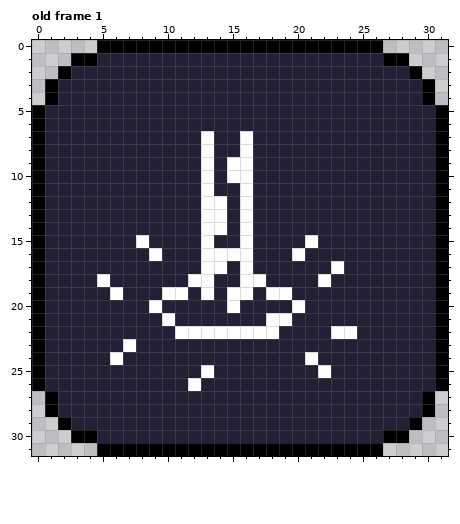
Edited in one commit: pixel-art file (Assets/Sprites/Skills.aseprite). That is the earlier state.
32x32 pixels, 1 frame. Shown: old frame 1. The commit also changed other frames, which this record leaves out.
After the commit:
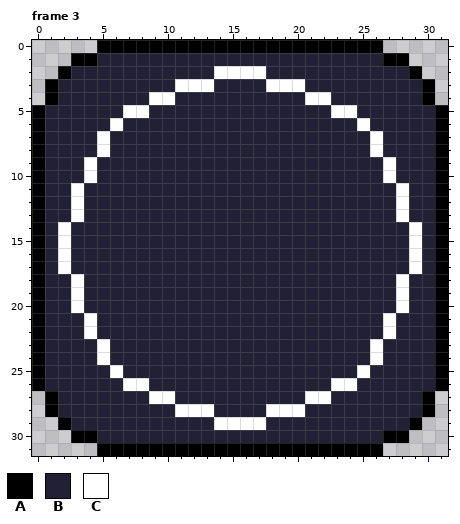
Palette (. is transparent): A #000000  B #222034  C #ffffff
A new or re-ordered frame is compared with the old frame closest to it.
The edit:
frames 1 -> 3
--- frame 3 is new; against old frame 1
@@ x 0..31 @@
  1 ...AABBBBBBBBBBBBBBBBBBBBBBAA...
- 2 ..ABBBBBBBBBBBBBBBBBBBBBBBBBBA..
- 3 .ABBBBBBBBBBBBBBBBBBBBBBBBBBBBA.
- 4 .ABBBBBBBBBBBBBBBBBBBBBBBBBBBBA.
- 5 ABBBBBBBBBBBBBBBBBBBBBBBBBBBBBBA
- 6 ABBBBBBBBBBBBBBBBBBBBBBBBBBBBBBA
- 7 ABBBBBBBBBBBBCBBCBBBBBBBBBBBBBBA
- 8 ABBBBBBBBBBBBCBBCBBBBBBBBBBBBBBA
- 9 ABBBBBBBBBBBBCBCCBBBBBBBBBBBBBBA
-10 ABBBBBBBBBBBBCBCCBBBBBBBBBBBBBBA
-11 ABBBBBBBBBBBBCBBCBBBBBBBBBBBBBBA
-12 ABBBBBBBBBBBBCCBCBBBBBBBBBBBBBBA
-13 ABBBBBBBBBBBBCCBCBBBBBBBBBBBBBBA
-14 ABBBBBBBBBBBBCCBCBBBBBBBBBBBBBBA
-15 ABBBBBBBCBBBBCBBCBBBBCBBBBBBBBBA
-16 ABBBBBBBBCBBBCCCCBBBCBBBBBBBBBBA
-17 ABBBBBBBBBBBBCCBCBBBBBBCBBBBBBBA
-18 ABBBBCBBBBBBCCBBCCBBBBCBBBBBBBBA
-19 ABBBBBCBBBCCBCBCCBCCBBBBBBBBBBBA
-20 ABBBBBBBBCBBBBBCBBBBCBBBBBBBBBBA
-21 ABBBBBBBBBCBBBBBBBCCBBBBBBBBBBBA
-22 ABBBBBBBBBBCCCCCCCCBBBBCCBBBBBBA
-23 ABBBBBBCBBBBBBBBBBBBBBBBBBBBBBBA
-24 ABBBBBCBBBBBBBBBBBBBBCBBBBBBBBBA
-25 ABBBBBBBBBBBBCBBBBBBBBCBBBBBBBBA
-26 ABBBBBBBBBBBCBBBBBBBBBBBBBBBBBBA
-27 .ABBBBBBBBBBBBBBBBBBBBBBBBBBBBA.
-28 .ABBBBBBBBBBBBBBBBBBBBBBBBBBBBA.
-29 ..ABBBBBBBBBBBBBBBBBBBBBBBBBBA..
+ 2 ..ABBBBBBBBBBBCCCCBBBBBBBBBBBA..
+ 3 .ABBBBBBBBBCCCBBBBCCCBBBBBBBBBA.
+ 4 .ABBBBBBBCCBBBBBBBBBBCCBBBBBBBA.
+ 5 ABBBBBBCCBBBBBBBBBBBBBBCCBBBBBBA
+ 6 ABBBBBCBBBBBBBBBBBBBBBBBBCBBBBBA
+ 7 ABBBBCBBBBBBBBBBBBBBBBBBBBCBBBBA
+ 8 ABBBBCBBBBBBBBBBBBBBBBBBBBCBBBBA
+ 9 ABBBCBBBBBBBBBBBBBBBBBBBBBBCBBBA
+10 ABBBCBBBBBBBBBBBBBBBBBBBBBBCBBBA
+11 ABBCBBBBBBBBBBBBBBBBBBBBBBBBCBBA
+12 ABBCBBBBBBBBBBBBBBBBBBBBBBBBCBBA
+13 ABBCBBBBBBBBBBBBBBBBBBBBBBBBCBBA
+14 ABCBBBBBBBBBBBBBBBBBBBBBBBBBBCBA
+15 ABCBBBBBBBBBBBBBBBBBBBBBBBBBBCBA
+16 ABCBBBBBBBBBBBBBBBBBBBBBBBBBBCBA
+17 ABCBBBBBBBBBBBBBBBBBBBBBBBBBBCBA
+18 ABBCBBBBBBBBBBBBBBBBBBBBBBBBCBBA
+19 ABBCBBBBBBBBBBBBBBBBBBBBBBBBCBBA
+20 ABBCBBBBBBBBBBBBBBBBBBBBBBBBCBBA
+21 ABBBCBBBBBBBBBBBBBBBBBBBBBBCBBBA
+22 ABBBCBBBBBBBBBBBBBBBBBBBBBBCBBBA
+23 ABBBBCBBBBBBBBBBBBBBBBBBBBCBBBBA
+24 ABBBBCBBBBBBBBBBBBBBBBBBBBCBBBBA
+25 ABBBBBCBBBBBBBBBBBBBBBBBBCBBBBBA
+26 ABBBBBBCCBBBBBBBBBBBBBBCCBBBBBBA
+27 .ABBBBBBBCCBBBBBBBBBBCCBBBBBBBA.
+28 .ABBBBBBBBBCCCBBBBCCCBBBBBBBBBA.
+29 ..ABBBBBBBBBBBCCCCBBBBBBBBBBBA..
 30 ...AABBBBBBBBBBBBBBBBBBBBBBAA...
Pixel boxes of the changes (left, top, right, bottom) in both pictures:
changed: (58, 66, 422, 430)
